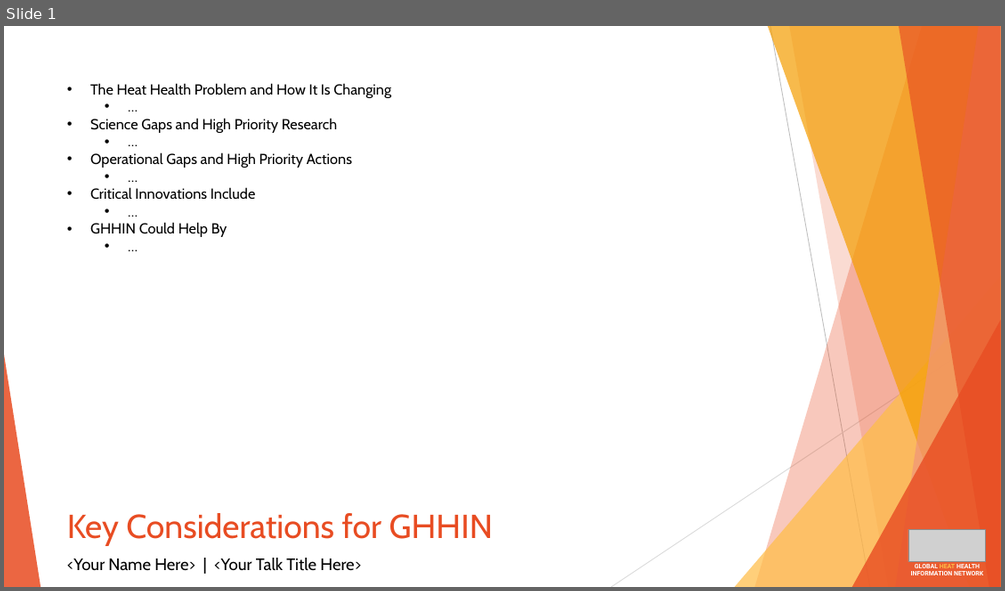
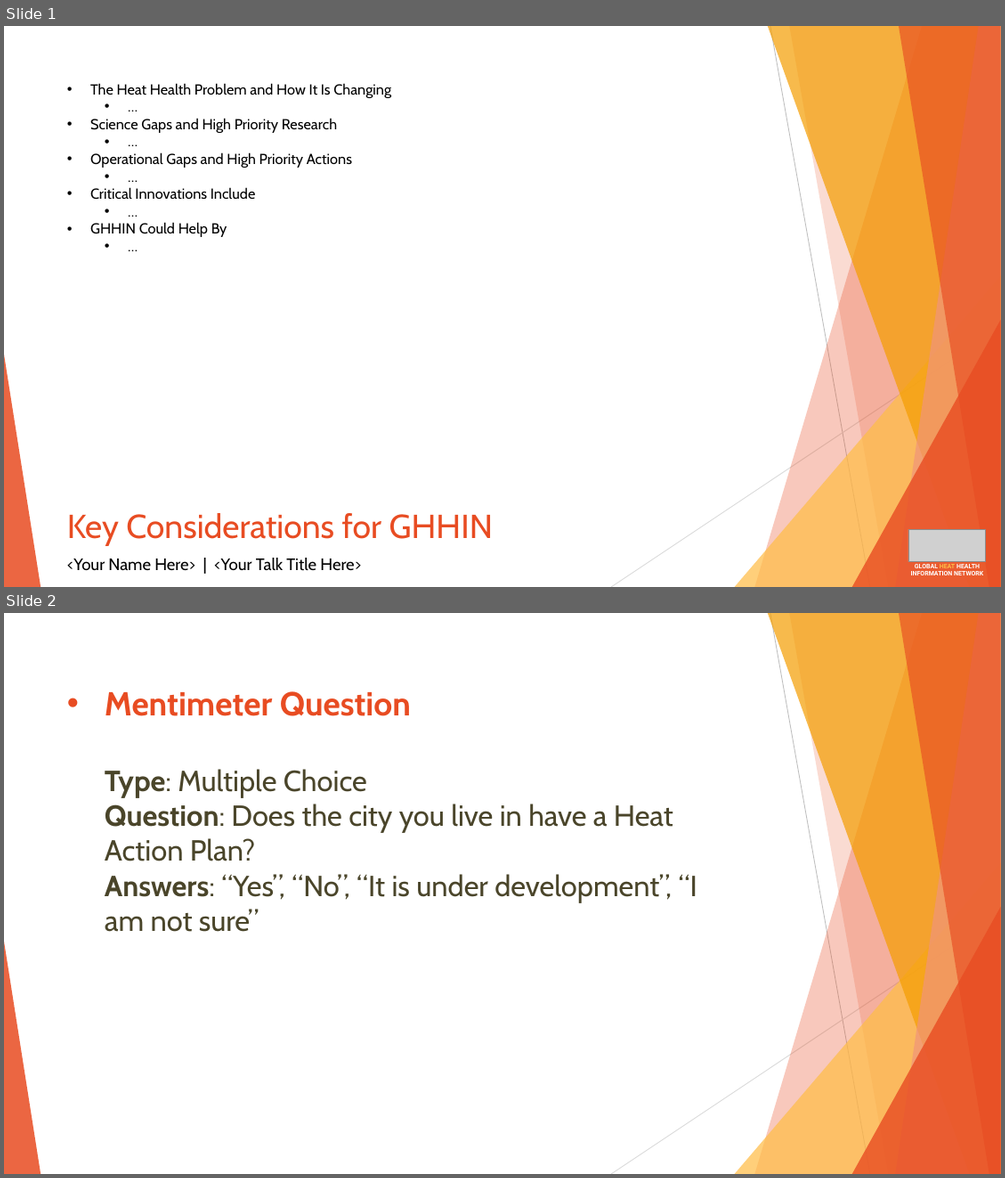
Before and after one commit to GlobalHeatHealthInformationNetwork/ForumPlanning, a slide deck: GHHIN Forum Presentation Closing Slide Template.pptx. Shown one above the other, each under a label of ours: slide 1 before the commit, slides 1 and 2 after it. The pictures are 1005x591 and 1005x1178 pixels, drawn with LibreOffice and Linux fonts; fonts in the diff are those of the drawing; grey boxes stand for pictures. Boxes give left, top, right and bottom in pixels: in the first picture for what was removed or moved away, otherwise in the second. Text is boxed around its words. In the diff, an @@ line names an element or a change of style, - is before the commit and + after.

Commit message:
Added Mentimeter Slide

```diff
--- a/GHHIN Forum Presentation Closing Slide Template.pptx
+++ b/GHHIN Forum Presentation Closing Slide Template.pptx
@@ slide 2 added at (4, 613, 1001, 1174), background #FFFFFF; not listed: 10 template elements that a slide beside it also shows @@
@@ title added at (105, 691, 697, 932), 28 pt, text #4A452A @@
+• Mentimeter Question
+  Type: Multiple Choice
+  Question: Does the city you live in have a Heat Action Plan?
+  Answers: “Yes”, “No”, “It is under development”, “I am not sure”
```
